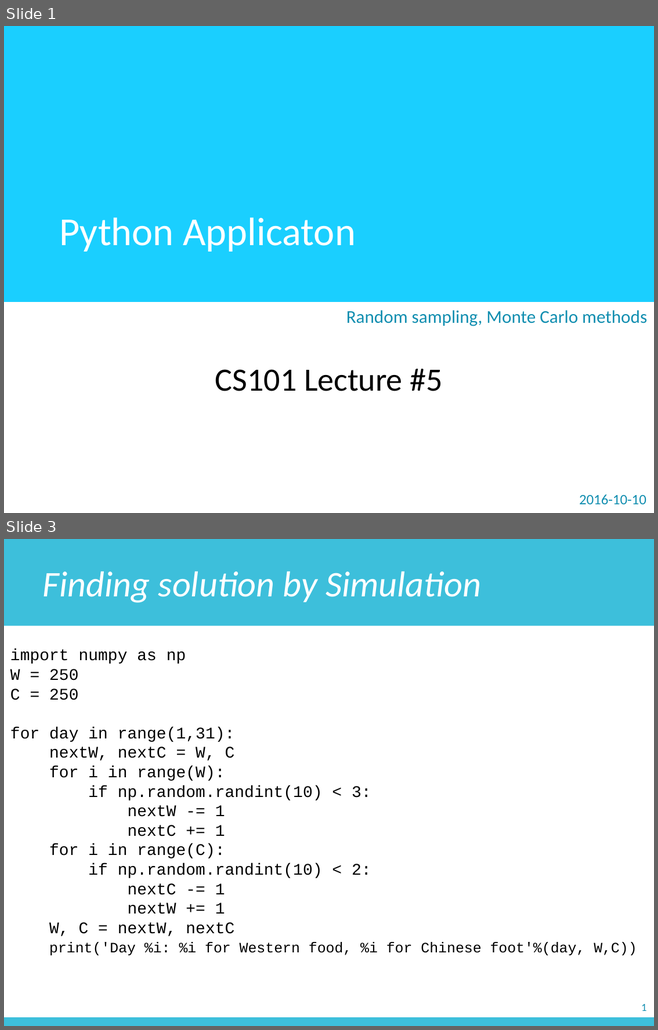
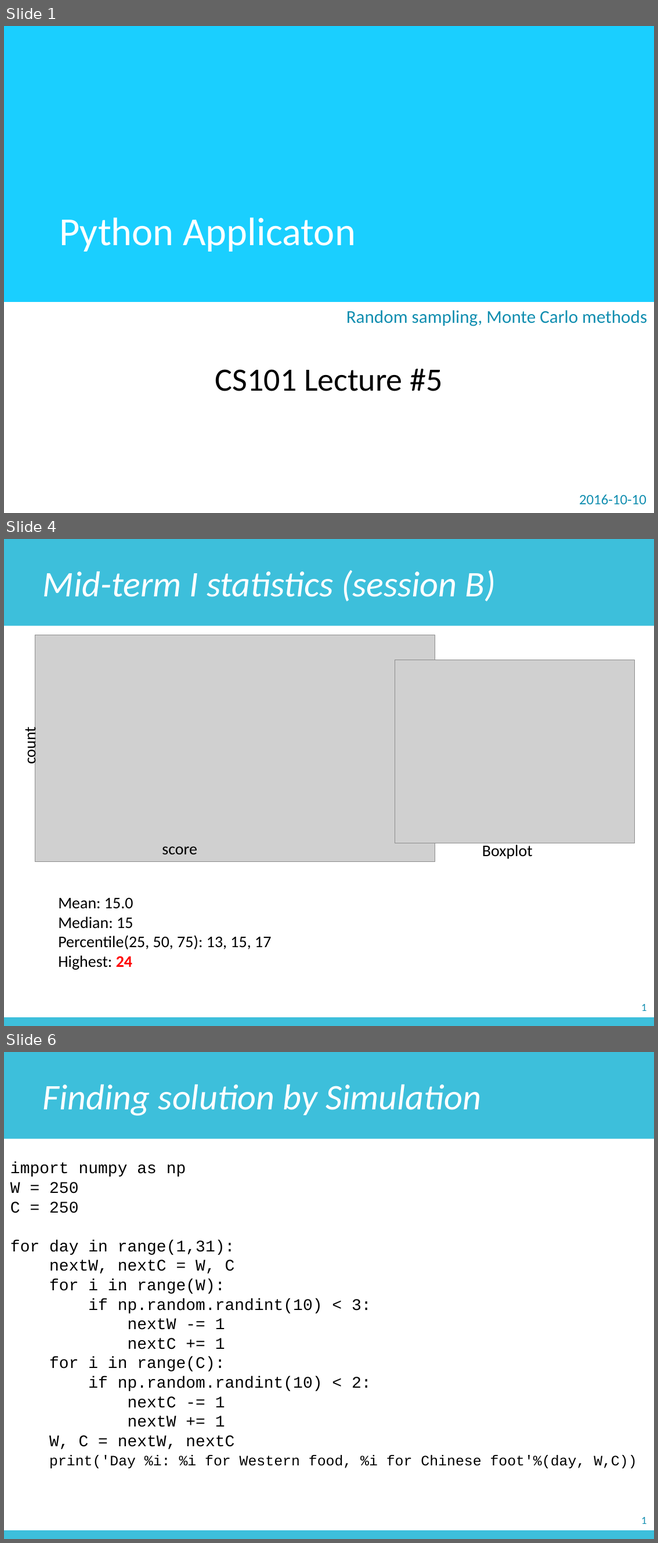
Before and after one commit to zichengliao/zuics101-fa17, a slide deck: lectures/lec13/lec13.pptx. Shown one above the other, each under a label of ours: slides 1 and 3 before the commit, slides 1, 4 and 6 after it; the slides between them are not shown. The pictures are 658x1030 and 658x1543 pixels, drawn with LibreOffice and Linux fonts; fonts in the diff are those of the drawing; grey boxes stand for pictures. Boxes give left, top, right and bottom in pixels: in the first picture for what was removed or moved away, otherwise in the second. Text is boxed around its words. In the diff, an @@ line names an element or a change of style, - is before the commit and + after.

```diff
--- a/lectures/lec13/lec13.pptx
+++ b/lectures/lec13/lec13.pptx
@@ slide 4 added at (4,539,654,1026), background #FFFFFF @@
@@ rectangle added at (4,539,654,625), fill #3DBFDB, 40 pt, text #FFFFFF, italic @@
+Mid-term I statistics (session B)
@@ picture added at (35,635,435,861) @@
@@ picture added at (394,660,634,843) @@
@@ text added at (20,730,40,763), 18 pt, text #000000 @@
+count
@@ text added at (162,846,197,855), 18 pt, text #000000 @@
+score
@@ text added at (482,843,532,859), 18 pt, text #000000 @@
+Boxplot
@@ text added at (58,898,271,970), 18 pt, text #000000 @@
+Mean: 15.0
+Median: 15
+Percentile(25, 50, 75): 13, 15, 17
+Highest: 24
@@ text added at (641,1004,646,1011), 12 pt, text #118EB0 @@
+1
@@ rectangle added at (4,1017,654,1026), fill #3DBFDB @@
@@ what was slide 3 is now slide 6 @@
```
Also in this commit, not shown: 7 slides changed, 3 other slides added, 2 other files.
